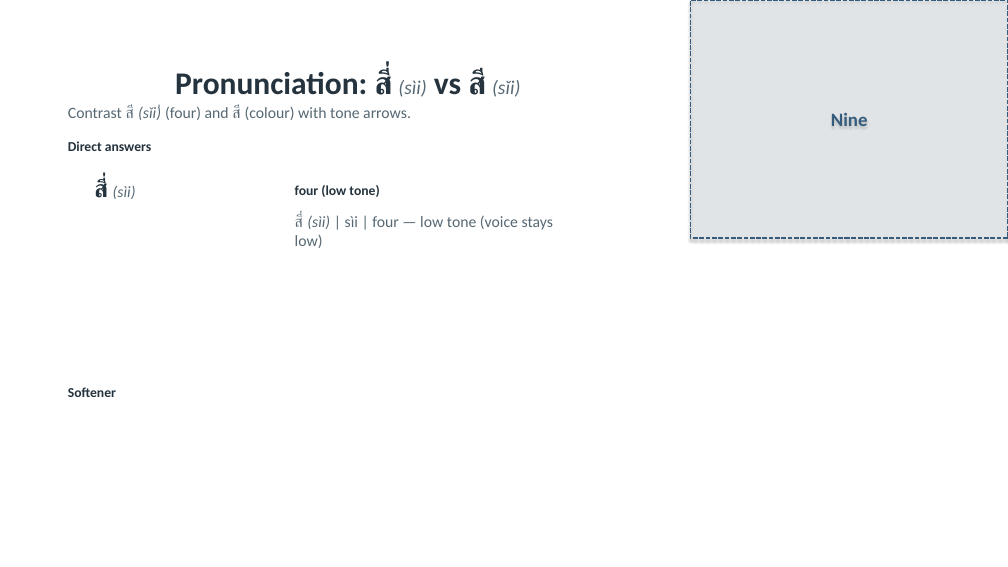
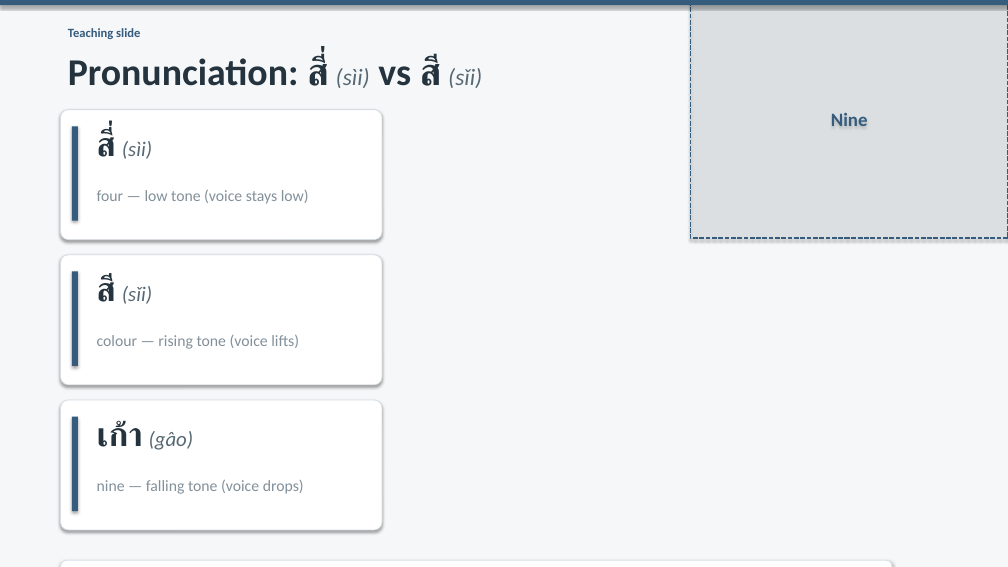
Before and after one commit to OTFTCS/thai-nine, a slide deck: slide 6 of course/modules/M01/L004/M01-L004-canva-deck.pptx. Drawn at 1008x567 pixels with LibreOffice and Linux fonts; fonts in the diff are those of the drawing; background and template pictures are left out. Boxes give left, top, right and bottom in pixels: in the first picture for what was removed or moved away, otherwise in the second. Text is boxed around its words. In the diff, an @@ line names an element or a change of style, - is before the commit and + after.

```diff
--- a/course/modules/M01/L004/M01-L004-canva-deck.pptx
+++ b/course/modules/M01/L004/M01-L004-canva-deck.pptx
@@ background picture (left out) to #F5F7F8 @@
@@ rectangle added at <box>0,0,1008,5</box>, fill #355C7D @@
@@ text added at <box>68,28,140,39</box>, 12 pt, text #355C7D, bold @@
+Teaching slide
@@ text "Pronunciation: สี่ (sìi) vs สี ...": place and size @@
-text "Pronunciation: สี่ (sìi) vs สี ..." at <box>175,69,520,97</box>
+text "Pronunciation: สี่ (sìi) vs สี ..." at <box>68,55,482,88</box>
@@ text "Pronunciation: สี่ (sìi) vs สี ..." at <box>68,55,482,88</box>: size 30 to 36 pt in "Pronunciation: สี่ vs สี"; size 18.6 to 22.3 pt in "(sìi) (sǐi)" @@
@@ text removed at <box>60,67,160,93</box> @@
-Section 4
@@ rounded rectangle added at <box>60,110,382,240</box>, fill #FFFFFF, outline #D7DEE3 0.75 pt @@
@@ text removed at <box>68,105,411,120</box> @@
-Contrast สี (sǐi)่ (four) and สี (colour) with tone arrows.
@@ text "สี่ (sìi)": place and size @@
-text "สี่ (sìi)" at <box>94,178,136,199</box>
+text "สี่ (sìi)" at <box>97,130,152,159</box>
@@ text "สี่ (sìi)" at <box>97,130,152,159</box>: size 23 to 32 pt in "สี่"; size 15 to 19.8 pt in "(sìi)" @@
@@ text removed at <box>68,141,151,151</box> @@
-Direct answers
@@ rectangle added at <box>72,126,78,221</box>, fill #355C7D @@
@@ text at <box>97,190,309,204</box>: text changed; text colour #566873 to #82909A @@
-สี่ (sìi) | sìi | four — low tone (voice stays low)
+four — low tone (voice stays low)
@@ text removed at <box>295,185,379,197</box> @@
-four (low tone)
@@ rounded rectangle added at <box>60,255,382,385</box>, fill #FFFFFF, outline #D7DEE3 0.75 pt @@
@@ rectangle added at <box>72,271,78,366</box>, fill #355C7D @@
@@ text added at <box>97,275,152,304</box>, 19.8 pt, text #566873, italic @@
+สี (sǐi)
@@ text added at <box>97,335,299,349</box>, 15 pt, text #82909A @@
+colour — rising tone (voice lifts)
@@ text removed at <box>68,387,116,397</box> @@
-Softener
@@ rounded rectangle added at <box>60,400,382,530</box>, fill #FFFFFF, outline #D7DEE3 0.75 pt @@
@@ rectangle added at <box>72,417,78,511</box>, fill #355C7D @@
@@ text added at <box>97,420,194,450</box>, 19.8 pt, text #566873, italic @@
+เก้า (gâo)
@@ text added at <box>97,480,304,494</box>, 15 pt, text #82909A @@
+nine — falling tone (voice drops)
@@ rounded rectangle added at <box>60,560,892,567</box>, fill #FFFFFF, outline #D7DEE3 0.75 pt @@
```
Also in this commit, not shown: 8 other slides changed, 1 other file.
